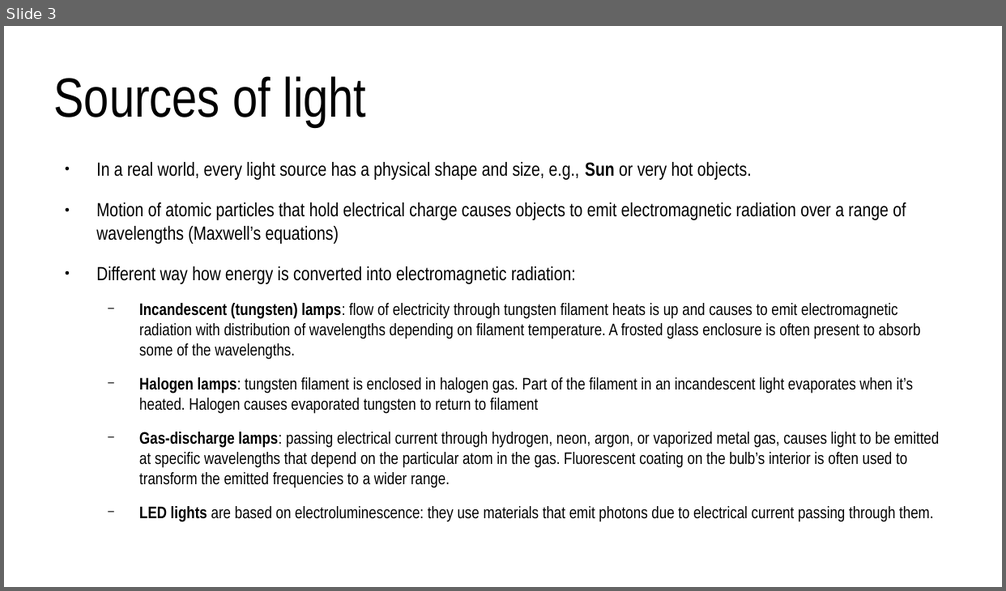
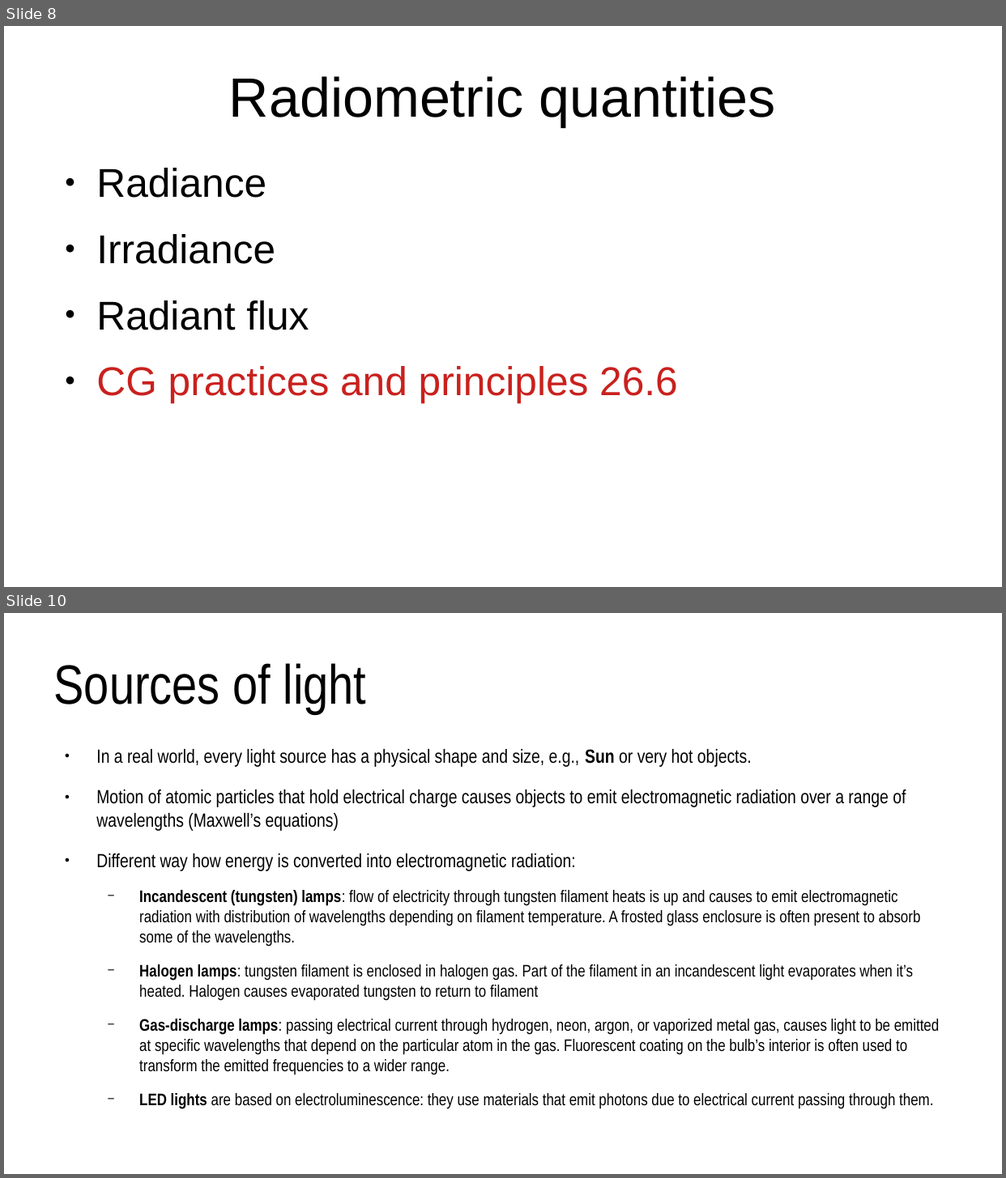
Before and after one commit to lorentzo/IntroductionToComputerGraphics, a slide deck: lectures/3_foundations_3d_scene/3_3_light.odp. Shown one above the other, each under a label of ours: slide 3 before the commit, slides 8 and 10 after it; the slides between them are not shown. The pictures are 1006x591 and 1006x1178 pixels, drawn with LibreOffice and Linux fonts; fonts in the diff are those of the drawing. Boxes give left, top, right and bottom in pixels: in the first picture for what was removed or moved away, otherwise in the second. Text is boxed around its words. In the diff, an @@ line names an element or a change of style, - is before the commit and + after.

```diff
--- a/lectures/3_foundations_3d_scene/3_3_light.odp
+++ b/lectures/3_foundations_3d_scene/3_3_light.odp
@@ slide 8 added at (x1=4, y1=26, x2=1002, y2=587), background #FFFFFF @@
@@ title added at (x1=229, y1=76, x2=776, y2=127), 44 pt, text #000000 @@
+Radiometric quantities
@@ text added at (x1=96, y1=168, x2=678, y2=403), 32 pt, text #000000 @@
+● Radiance
+● Irradiance
+● Radiant flux
+● CG practices and principles 26.6
@@ what was slide 3 is now slide 10 @@
```
Also in this commit, not shown: 2 slides changed, 12 other slides added, 1 slide removed, 3 other files.
